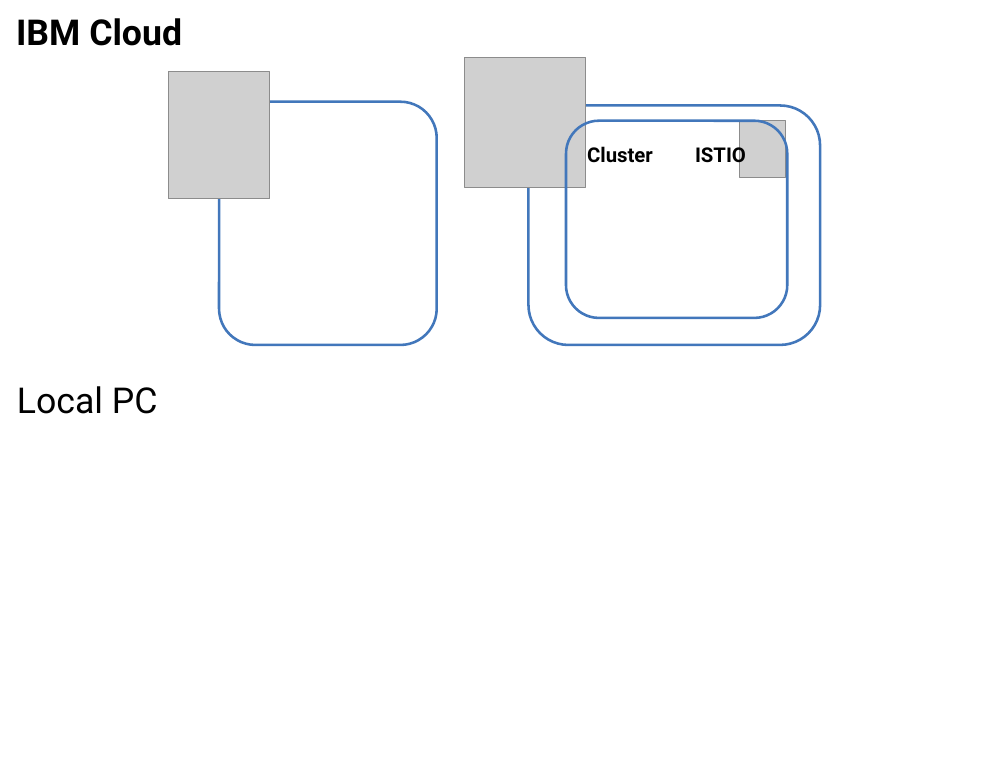
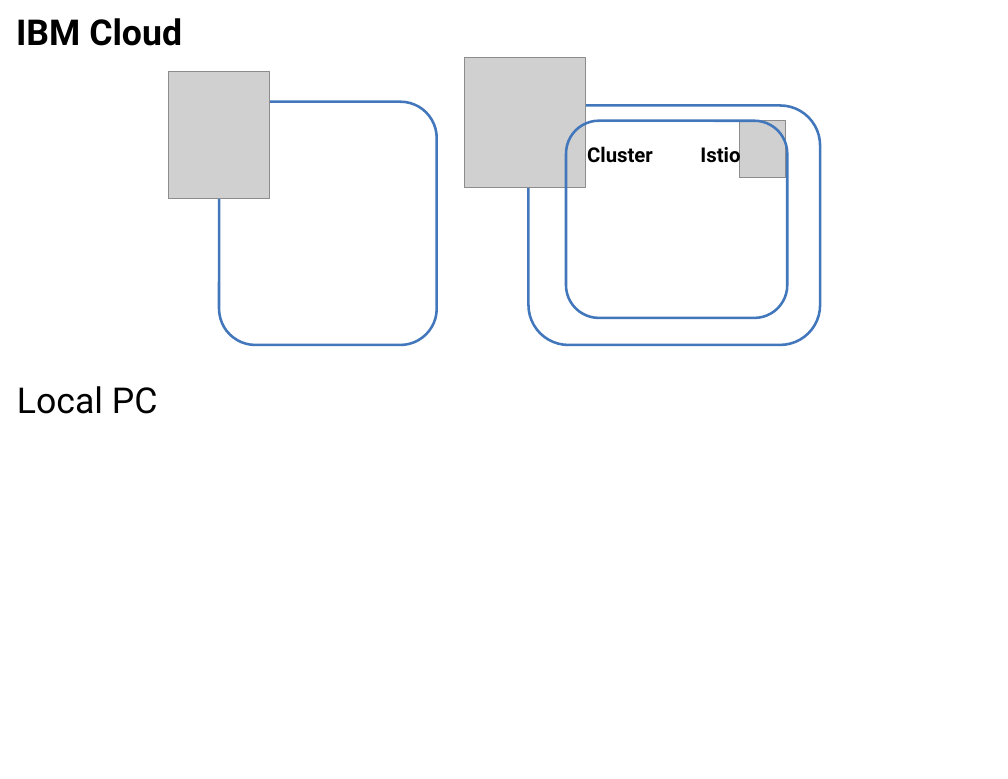
Before and after one commit to IBM/cloud-native-starter, a slide deck: slide 1 of workshop/images/architecture.pptx. Drawn at 1008x779 pixels with LibreOffice and Linux fonts; fonts in the diff are those of the drawing; grey boxes stand for pictures. Boxes give left, top, right and bottom in pixels: in the first picture for what was removed or moved away, otherwise in the second. Text is boxed around its words. In the diff, an @@ line names an element or a change of style, - is before the commit and + after.

```diff
--- a/workshop/images/architecture.pptx
+++ b/workshop/images/architecture.pptx
@@ text at (700,143,740,168): text changed @@
-ISTIO
+Istio
```
Also in this commit, not shown: 2 slides added, 1 slide removed, 1 other file.
